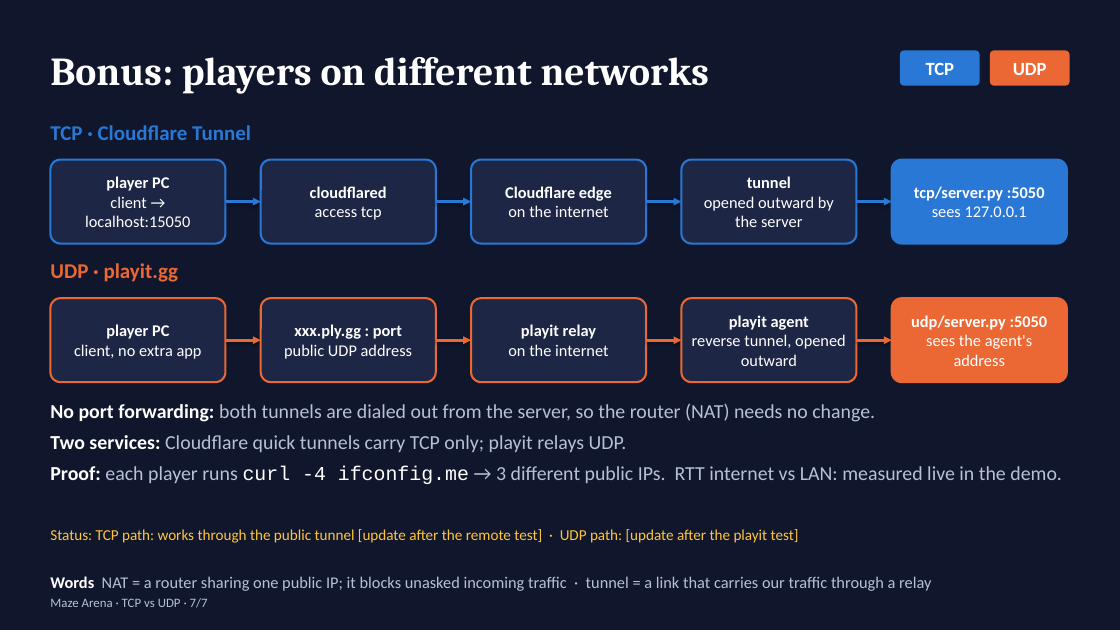
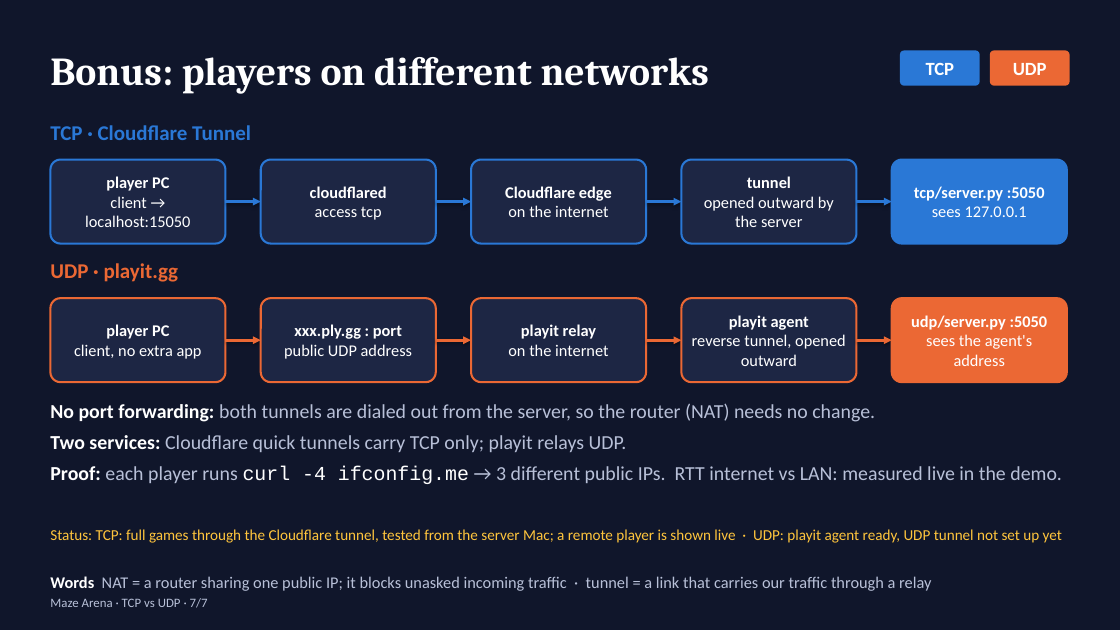
Before and after one commit to bayaCh05/maze-arena, a slide deck: slide 7 of slides/maze_arena_tcp_vs_udp.pptx. Drawn at 1120x630 pixels with LibreOffice and Linux fonts; fonts in the diff are those of the drawing. Boxes give left, top, right and bottom in pixels: in the first picture for what was removed or moved away, otherwise in the second. Text is boxed around its words. In the diff, an @@ line names an element or a change of style, - is before the commit and + after.

```diff
--- a/slides/maze_arena_tcp_vs_udp.pptx
+++ b/slides/maze_arena_tcp_vs_udp.pptx
@@ text at (x1=50, y1=529, x2=1062, y2=543): text changed @@
-Status: TCP path: works through the public tunnel [update after the remote test] · UDP path: [update after the playit test]
+Status: TCP: full games through the Cloudflare tunnel, tested from the server Mac; a remote player is shown live · UDP: playit agent ready, UDP tunnel not set up yet
```
Also in this commit, not shown: 2 other slides changed, 3 other files.
